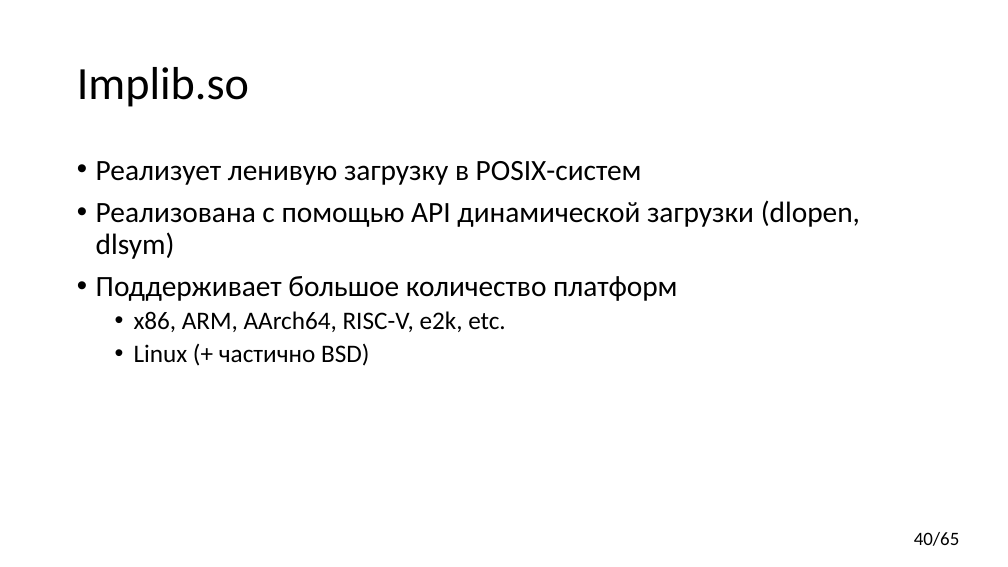
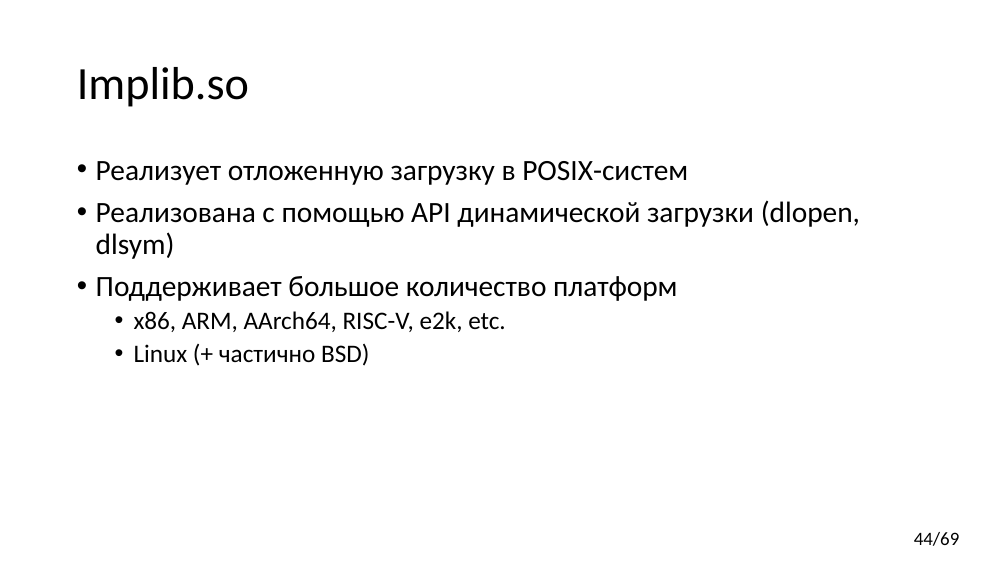
Before and after one commit to yugr/CppRussia, a slide deck: slide 44 of 2024/RU.pptx (slide 40 before the commit). Drawn at 1008x567 pixels with LibreOffice and Linux fonts; fonts in the diff are those of the drawing. Boxes give left, top, right and bottom in pixels: in the first picture for what was removed or moved away, otherwise in the second. Text is boxed around its words. In the diff, an @@ line names an element or a change of style, - is before the commit and + after.

```diff
--- a/2024/RU.pptx
+++ b/2024/RU.pptx
@@ text at bbox=[96, 161, 688, 185]: text changed @@
-• Реализует ленивую загрузку в POSIX-систем
+• Реализует отложенную загрузку в POSIX-систем
@@ page number at bbox=[914, 532, 960, 546]: text changed @@
-40/65
+44/69
```
Also in this commit, not shown: 13 other slides changed, 5 slides added, 1 slide removed, 1 other file.
